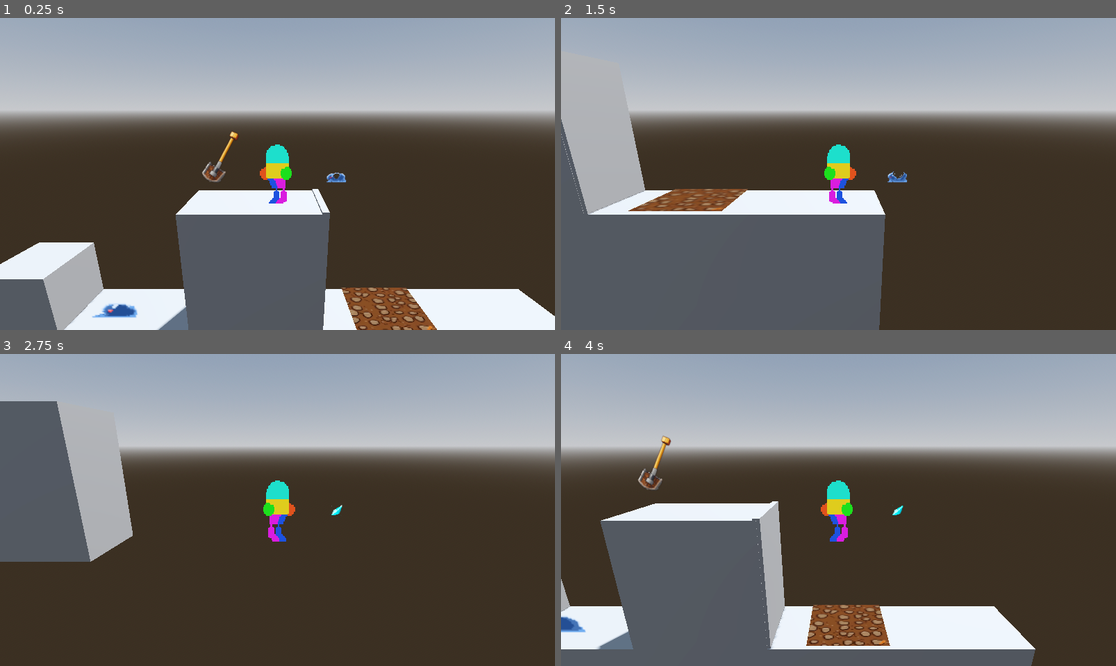
Above: before the commit, frames 1-4 (two rows, left to right).
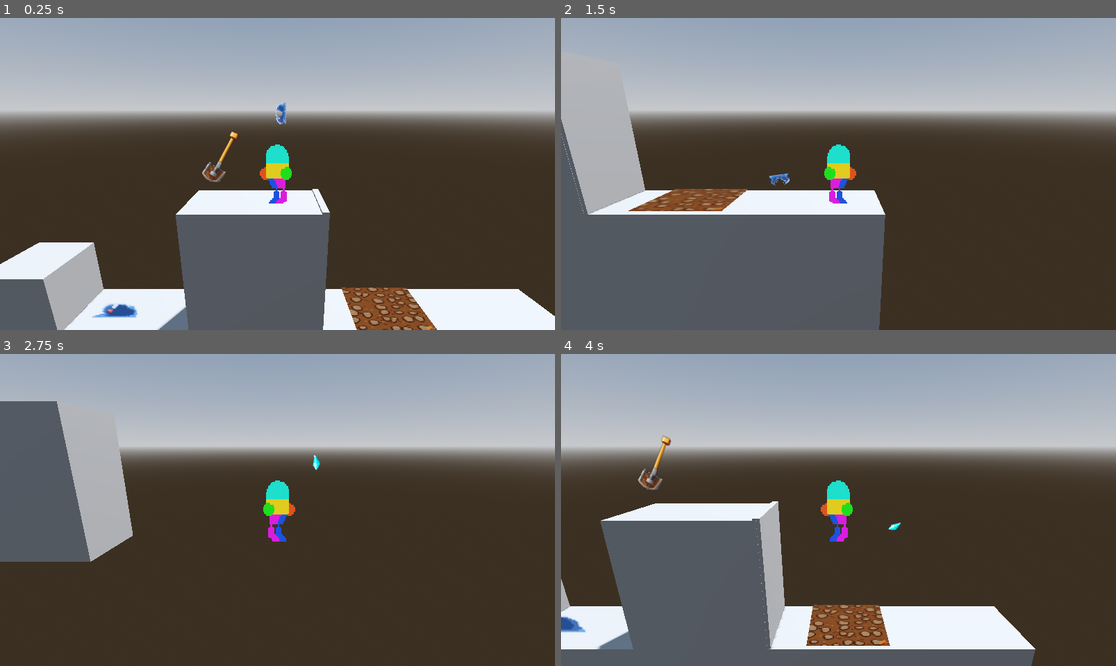
Above: after the commit, the same moments.

Repository: Fastestkyo/fragments-of-self
Game: Godot game, scene res://scenes/levels/memory_1.tscn
Two runs of this game, one before a commit and one after it. Both use one fixed random seed, a clock stepped at 60 frames per second and the inputs below. This scene is started directly instead of the project's main scene.
Inputs (mouse positions are in pixels of both pictures, inside the frame that each line leads up to):
- Up to frame 1 (0.25 s): no input
- Up to frame 2 (1.5 s): tap Enter (ui_accept) at 0.5, 0.77 s; move the mouse to (960, 158) at 0.52 s; hold Right (ui_right) 0.53-1.28 s; tap T (t) at 0.6 s; move the mouse to (727, 189) at 1.27 s; hold Down (ui_down) from 1.28 s (still down); tap 1 (1) at 1.35 s
- Up to frame 3 (2.75 s): tap Enter (ui_accept) at 1.52 s; tap T (t) at 1.55, 2.3 s; move the mouse to (333, 441) at 2.02 s; release Down (ui_down) at 2.03 s; hold Right (ui_right) from 2.03 s (still down); tap 2 (2) at 2.1 s
- Up to frame 4 (4 s): move the mouse to (810, 572) at 2.77 s; tap E (dash) at 2.85 s; tap Enter (ui_accept) at 3.02, 3.77 s; tap T (t) at 3.05, 3.6 s; move the mouse to (1005, 556) at 3.52 s; release Right (ui_right) at 3.53 s; hold Left (ui_left) from 3.53 s (still down)

The runs differ from the first frame. In frame 1, 0.2% of the frame differs, in the area x 49-63%, y 27-53%; in frame 2, 0.2%; in frame 3, less than 0.1%; in frame 4, less than 0.1%.
Error before the commit: Parse Error: Identifier "card_instance" not declared in the current scope. (res://scenes/sprites/misc/card.gd:44)
Error after the commit: Cannot call method 'instantiate' on a null value. (res://scenes/sprites/misc/card.gd:29)

Commit message:
Update card.gd

Diff:
--- a/scenes/sprites/misc/card.gd
+++ b/scenes/sprites/misc/card.gd
@@ -41,4 +41,4 @@
 		return
 	var target_position = rayori + raydir * t
 	var direction = (target_position - global_transform.origin).normalized()
-	card_instance.launch(direction, speed)
+	card_inst.launch(direction, speed)
